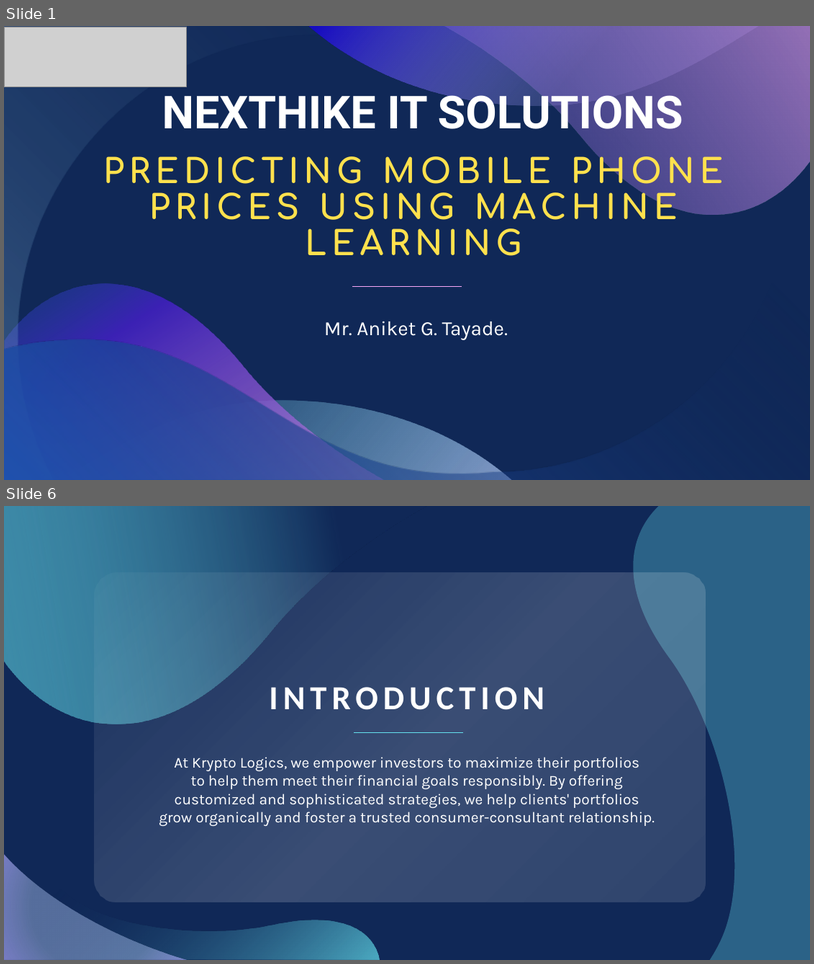
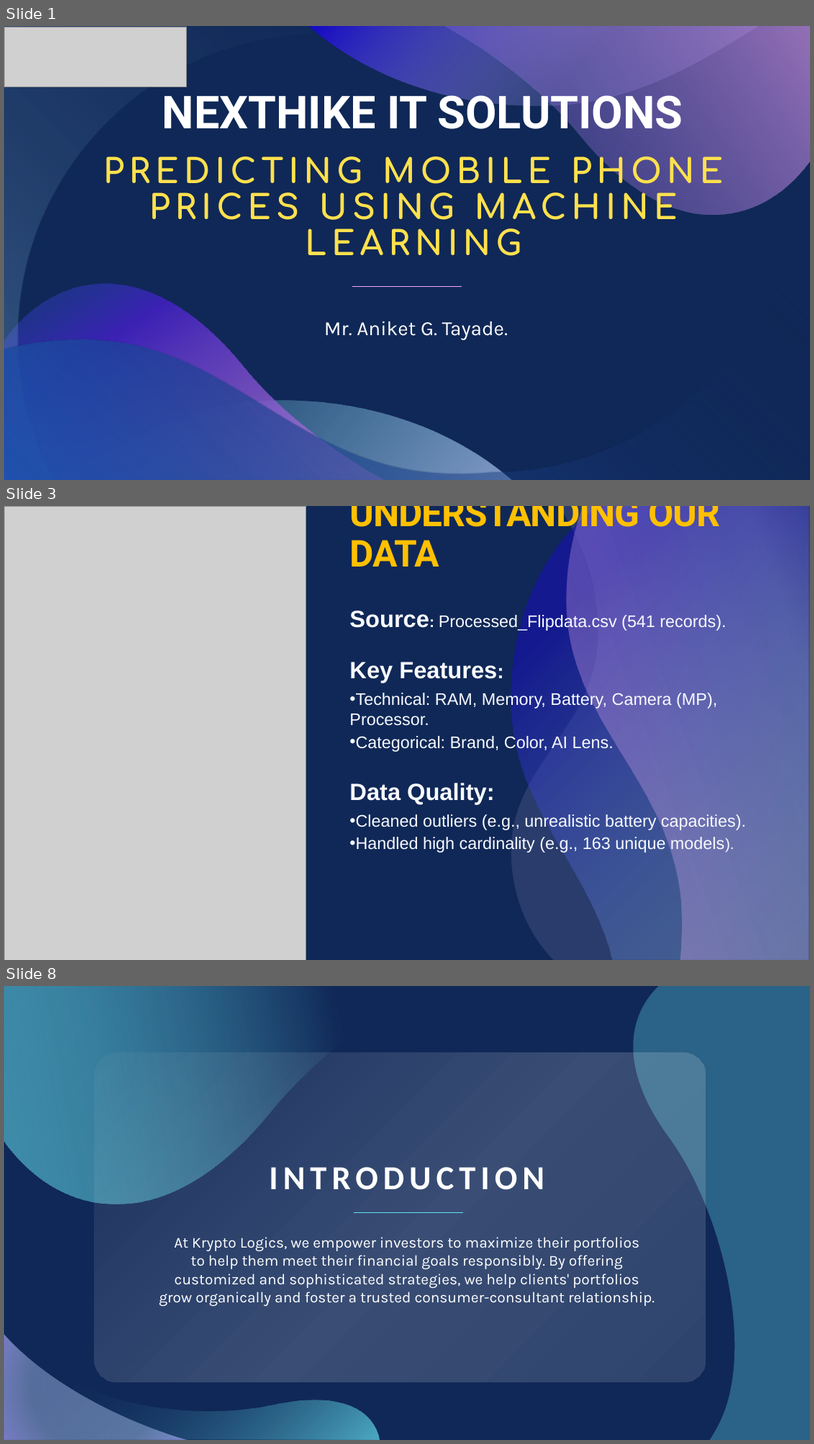
Before and after one commit to tayade-aniket/mobile-price-prediction-NHIS, a slide deck: ppt.pptx. Shown one above the other, each under a label of ours: slides 1 and 6 before the commit, slides 1, 3 and 8 after it; the slides between them are not shown. The pictures are 814x964 and 814x1444 pixels, drawn with LibreOffice and Linux fonts; fonts in the diff are those of the drawing; grey boxes stand for pictures. Boxes give left, top, right and bottom in pixels: in the first picture for what was removed or moved away, otherwise in the second. Text is boxed around its words. In the diff, an @@ line names an element or a change of style, - is before the commit and + after.

```diff
--- a/ppt.pptx
+++ b/ppt.pptx
@@ slide 3 added at (4,506,810,960), background #102857 @@
@@ picture added at (4,506,306,960) @@
@@ title added at (350,506,720,566), 44 pt, text #FFC000, bold @@
+UNDERSTANDING OUR DATA
@@ freeform shape added at (512,506,810,960), fill #C3B9F2 at 14% opacity @@
@@ freeform shape added at (512,506,809,960), fill gradient #92CDF0 to #180DC2 @@
@@ freeform shape added at (566,506,810,960), fill gradient #F6A6F4 to #C3B9F2 @@
@@ text added at (350,610,746,853), 20 pt, text #F8FAFF @@
+Source: Processed_Flipdata.csv (541 records).
+Key Features:
+  • Technical: RAM, Memory, Battery, Camera (MP), Processor.
+  • Categorical: Brand, Color, AI Lens.
+Data Quality:
+  • Cleaned outliers (e.g., unrealistic battery capacities).
+  • Handled high cardinality (e.g., 163 unique models).
@@ what was slide 6 is now slide 8 @@
```
Also in this commit, not shown: 2 slides changed, 3 other slides added, 2 slides removed.
